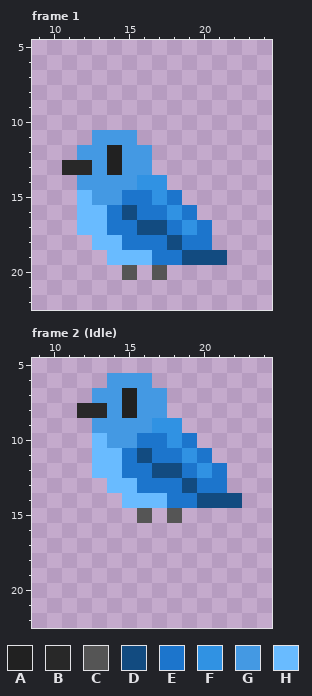
Pixel-art file: Assets/Graphics/Characters/Birds/Bluebird.aseprite. Above: the version before the commit.
32x32 pixels, 8 frames. Shown: frame 1: x 9..24, y 5..22; frame 2 (Idle): x 9..24, y 5..22. The commit also changed other frames, which this record leaves out.
Palette (. is transparent): A #212121  B #282828  C #555555  D #124b80  E #1c75cc  F #3092e3  G #4499e3  H #69bbff
Pixels before, frame 1, first column x 11:
11 ..GGG......
12 .GGAGG.....
13 BBGAGG.....
14 .GGGGFF....
15 .HGGEEFE...
16 .HHEDEEFE..
17 .HHEEDDEFE.
18 ..HHEEEDEE.
19 ...HHHEEDDD
20 ....C.C....
Pixels before, frame 2 (Idle), first column x 12:
 6 ..GGG......
 7 .GGAGG.....
 8 BBGAGG.....
 9 .GGGGFF....
10 .HGGEEFE...
11 .HHEDEEFE..
12 .HHEEDDEFE.
13 ..HHEEEDEE.
14 ...HHHEEDDD
15 ....C.C....
New version:
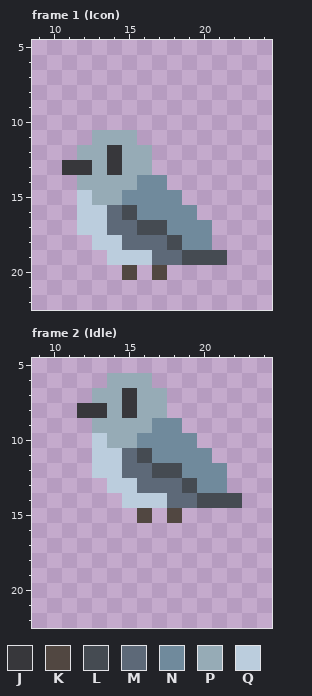
Colours new in this view: J #37373b  K #514741  L #454b52  M #5d6978  N #708a9c  P #96abb6  Q #bbcddd
From old to new:
Changed rows in their new state; - is an unchanged pixel.
Frame 1 (Icon), layer "Layer 1":
first column x 11:
11 --PPP------
12 -PPJPP-----
13 JJPJPP-----
14 -PPPPNN----
15 -QPPNNNN---
16 -QQMLNNNN--
17 -QQMMLLNNN-
18 --QQMMMLNN-
19 ---QQQMMLLL
20 ----K-K----
Frame 2 (Idle), layer "Layer 1":
first column x 12:
 6 --PPP------
 7 -PPJPP-----
 8 JJPJPP-----
 9 -PPPPNN----
10 -QPPNNNN---
11 -QQMLNNNN--
12 -QQMMLLNNN-
13 --QQMMMLNN-
14 ---QQQMMLLL
15 ----K-K----
Pixel boxes of the changes (left, top, right, bottom) in both pictures:
changed: (62, 130, 227, 280)
changed: (77, 373, 242, 523)
